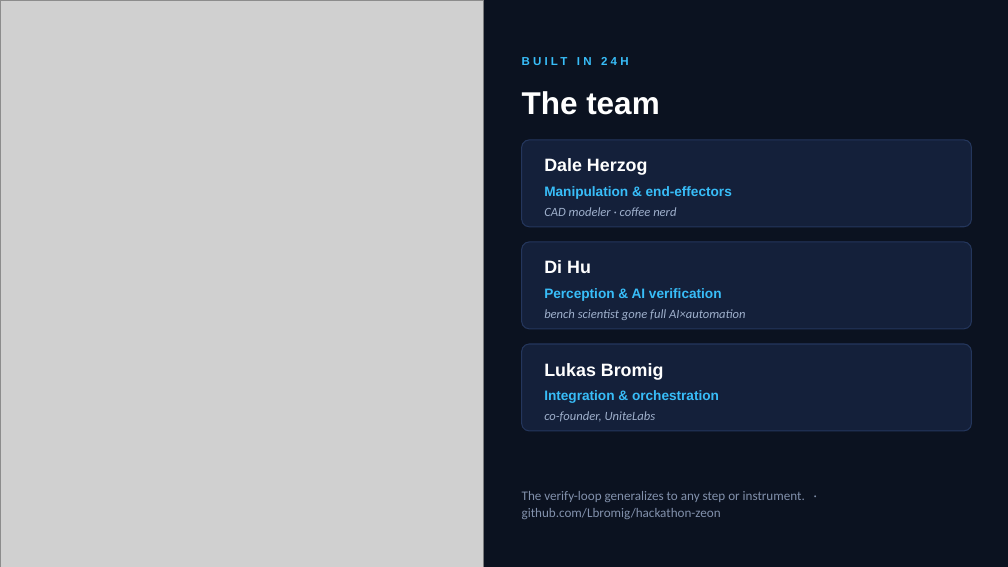
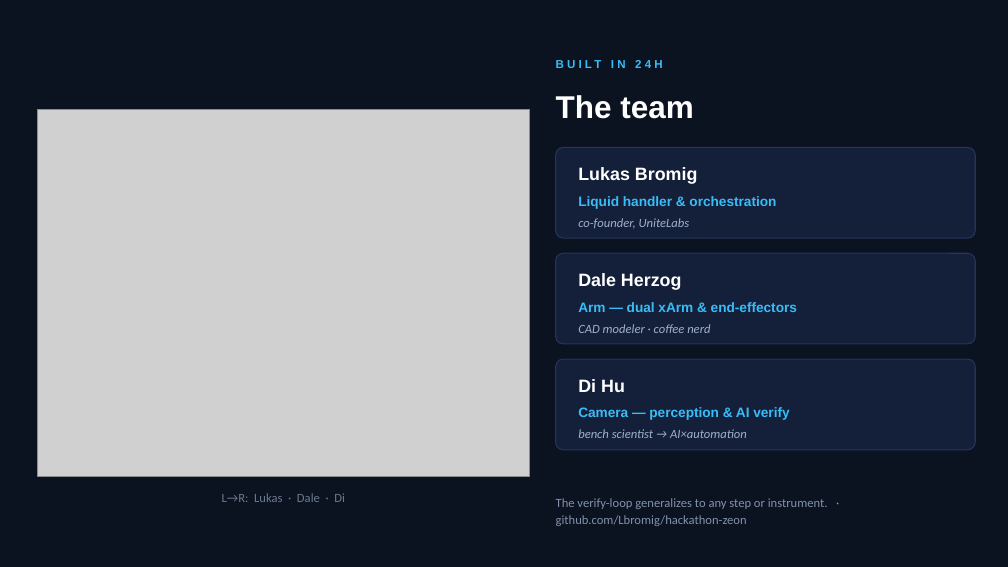
Before and after one commit to Lbromig/hackathon-zeon, a slide deck: slide 11 of TrackC-Pitch.pptx. Drawn at 1008x567 pixels with LibreOffice and Linux fonts; fonts in the diff are those of the drawing; grey boxes stand for pictures. Boxes give left, top, right and bottom in pixels: in the first picture for what was removed or moved away, otherwise in the second. Text is boxed around its words. In the diff, an @@ line names an element or a change of style, - is before the commit and + after.

Commit message:
Deck: fix team-slide framing, add creator profile pic on reveal

```diff
--- a/TrackC-Pitch.pptx
+++ b/TrackC-Pitch.pptx
@@ rectangle removed at bbox=[484, 0, 1008, 567] @@
@@ text "BUILT IN 24H": place and size @@
-text "BUILT IN 24H" at bbox=[522, 49, 975, 72]
+text "BUILT IN 24H" at bbox=[556, 53, 1008, 76]
@@ text "The team": place and size @@
-text "The team" at bbox=[522, 91, 659, 115]
+text "The team" at bbox=[556, 95, 693, 119]
@@ picture: place and size @@
-picture at bbox=[0, 0, 484, 567]
+picture at bbox=[38, 110, 529, 476]
@@ rounded rectangle: place and size @@
-rounded rectangle at bbox=[522, 140, 972, 227]
+rounded rectangle at bbox=[556, 147, 975, 238]
@@ text "Lukas Bromig": place and size @@
-text "Lukas Bromig" at bbox=[544, 363, 664, 380]
+text "Lukas Bromig" at bbox=[578, 167, 698, 184]
@@ text at bbox=[578, 196, 776, 209]: text changed @@
-Manipulation & end-effectors
+Liquid handler & orchestration
@@ text "co-founder, UniteLabs": place and size @@
-text "co-founder, UniteLabs" at bbox=[544, 411, 656, 422]
+text "co-founder, UniteLabs" at bbox=[578, 218, 690, 229]
@@ rounded rectangle: place and size @@
-rounded rectangle at bbox=[522, 242, 972, 329]
+rounded rectangle at bbox=[556, 253, 975, 344]
@@ text "Dale Herzog": place and size @@
-text "Dale Herzog" at bbox=[544, 158, 648, 175]
+text "Dale Herzog" at bbox=[578, 273, 682, 290]
@@ text "CAD modeler · coffee nerd": place and size @@
-text "CAD modeler · coffee nerd" at bbox=[544, 207, 676, 216]
+text "CAD modeler · coffee nerd" at bbox=[578, 324, 710, 333]
@@ text at bbox=[578, 302, 797, 312]: text changed @@
-Perception & AI verification
+Arm — dual xArm & end-effectors
@@ proportions changed in 3 elements at bbox=[556, 147, 975, 238], bbox=[556, 253, 975, 344], bbox=[556, 359, 975, 450] @@
@@ rounded rectangle: place and size @@
-rounded rectangle at bbox=[522, 344, 972, 431]
+rounded rectangle at bbox=[556, 359, 975, 450]
@@ text "Di Hu": place and size @@
-text "Di Hu" at bbox=[544, 260, 591, 273]
+text "Di Hu" at bbox=[578, 379, 625, 392]
@@ text at bbox=[578, 407, 789, 420]: text changed @@
-Integration & orchestration
+Camera — perception & AI verify
@@ text at bbox=[578, 429, 747, 438]: text changed @@
-bench scientist gone full AI×automation
+bench scientist → AI×automation
@@ text added at bbox=[222, 493, 345, 502], 12 pt, text #6B7A90 @@
+L→R: Lukas · Dale · Di
@@ text "The verify-loop generalizes to any ...": place and size @@
-text "The verify-loop generalizes to any ..." at bbox=[522, 491, 805, 519]
+text "The verify-loop generalizes to any ..." at bbox=[556, 498, 828, 526]
@@ text "The verify-loop generalizes to any ..." at bbox=[556, 498, 828, 526]: size 12.5 to 12 pt @@
```
Also in this commit, not shown: 1 other slide changed.
